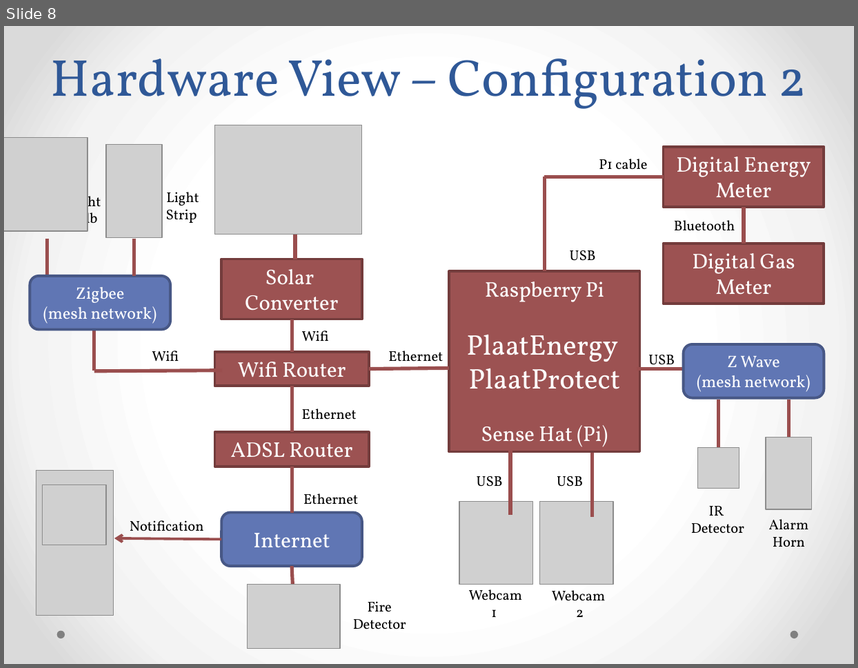
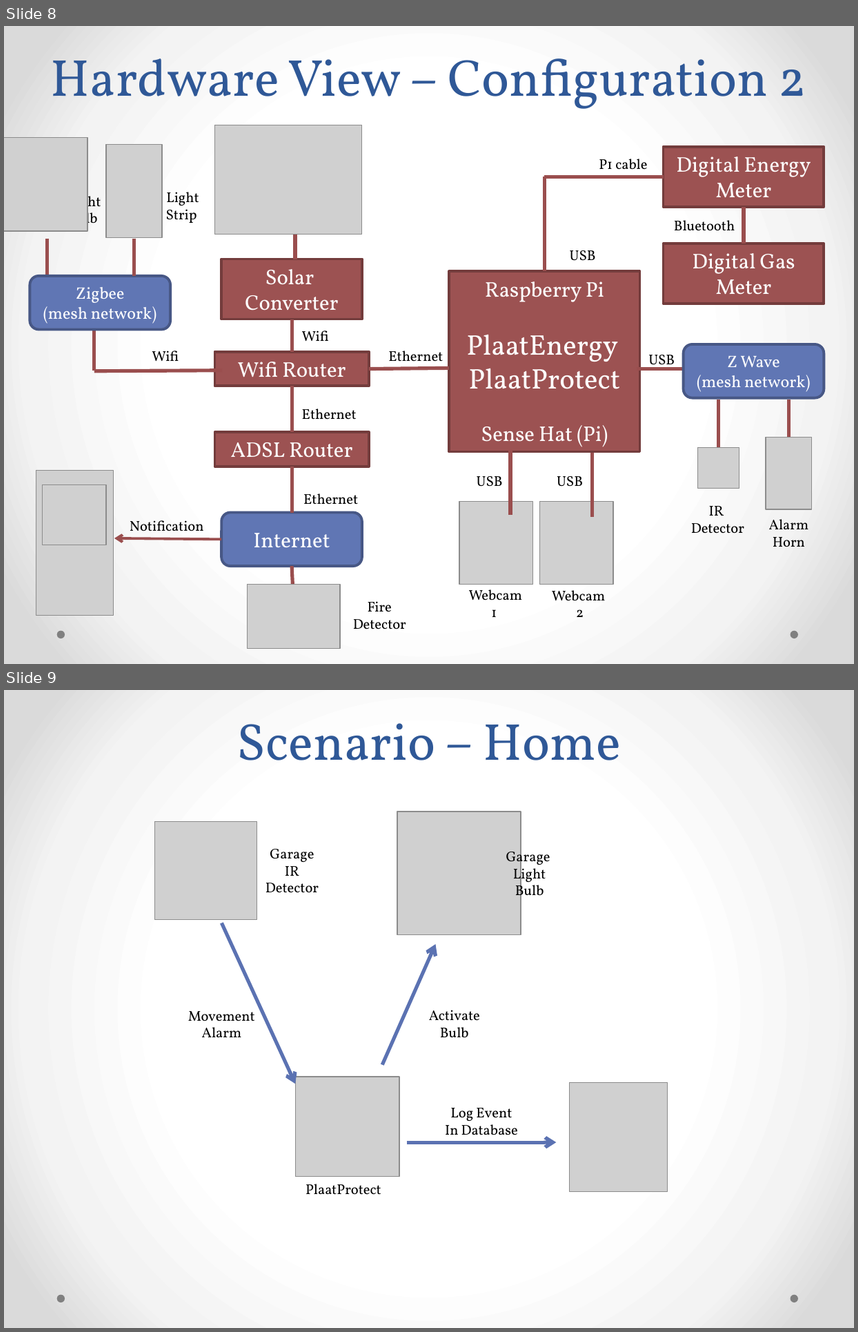
Before and after one commit to plaatsoft/plaatprotect, a slide deck: doc/ppt/PlaatProtect Design.pptx. Shown one above the other, each under a label of ours: slide 8 before the commit, slides 8 and 9 after it. The pictures are 858x668 and 858x1332 pixels, drawn with LibreOffice and Linux fonts; fonts in the diff are those of the drawing; grey boxes stand for pictures. Boxes give left, top, right and bottom in pixels: in the first picture for what was removed or moved away, otherwise in the second. Text is boxed around its words. In the diff, an @@ line names an element or a change of style, - is before the commit and + after.

Commit message:
Update presentation for thursday event

```diff
--- a/doc/ppt/PlaatProtect Design.pptx
+++ b/doc/ppt/PlaatProtect Design.pptx
@@ slide 9 added at box(4, 690, 854, 1328), background gradient #FFFFFF to #F4F4F4 to #DADADA; not listed: 2 template elements that a slide beside it also shows @@
@@ title added at box(237, 723, 621, 760), 44 pt, text #2F5897 @@
+Scenario – Home
@@ picture added at box(397, 811, 521, 935) @@
@@ picture added at box(154, 821, 257, 920) @@
@@ text added at box(266, 849, 319, 892), 12 pt, text #000000 @@
+Garage
+IR
+Detector
@@ text added at box(506, 848, 550, 902), 12 pt, text #000000 @@
+Garage
+Light
+Bulb
@@ arrow added from (221, 923) to (296, 1083), #5C72B2 3 pt @@
@@ arrow added from (382, 1065) to (436, 944), #5C72B2 3 pt @@
@@ text added at box(188, 1011, 255, 1037), 12 pt, text #000000 @@
+Movement
+Alarm
@@ text added at box(429, 1009, 480, 1038), 12 pt, text #000000 @@
+Activate
+Bulb
@@ picture added at box(296, 1077, 400, 1176) @@
@@ picture added at box(569, 1083, 667, 1192) @@
@@ text added at box(445, 1107, 518, 1135), 12 pt, text #000000 @@
+Log Event
+In Database
@@ arrow added from (407, 1142) to (557, 1142), #5C72B2 3 pt @@
@@ text added at box(306, 1183, 381, 1194), 12 pt, text #000000 @@
+PlaatProtect
```
Also in this commit, not shown: 4 slides changed, 2 other slides added.
